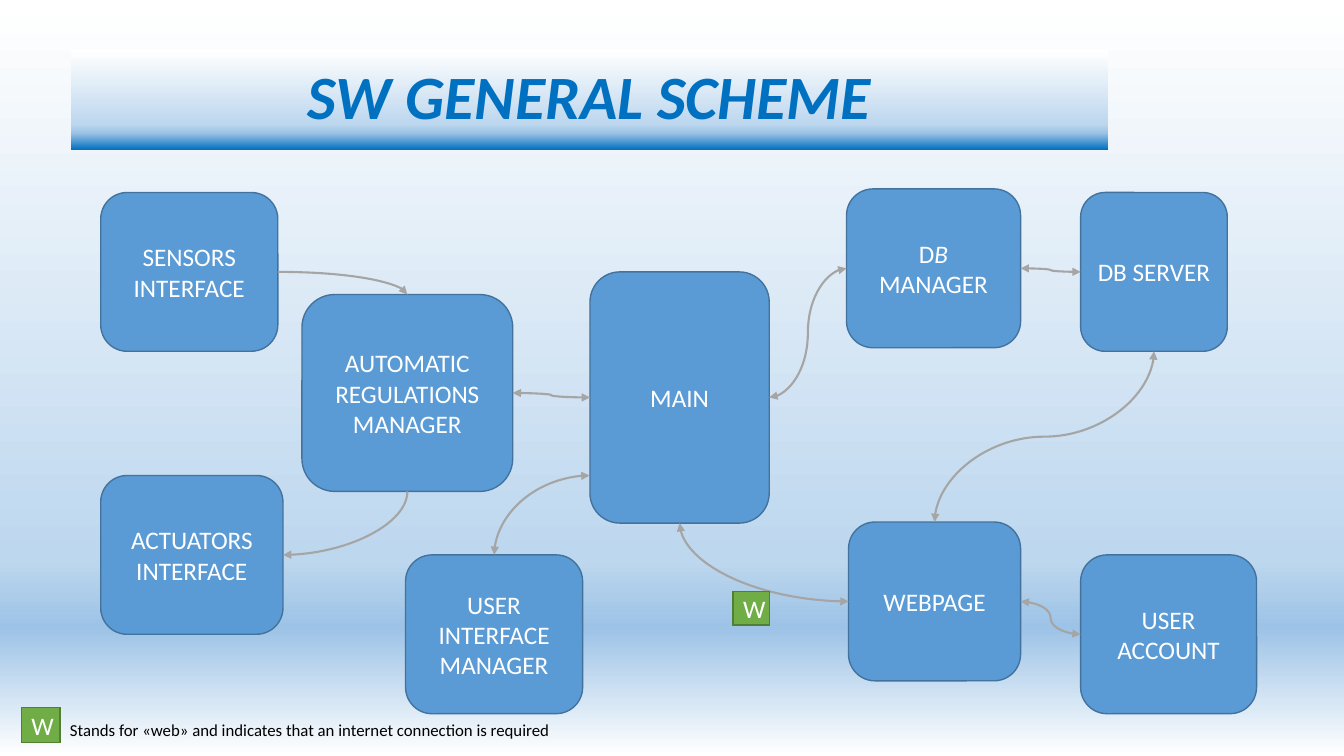
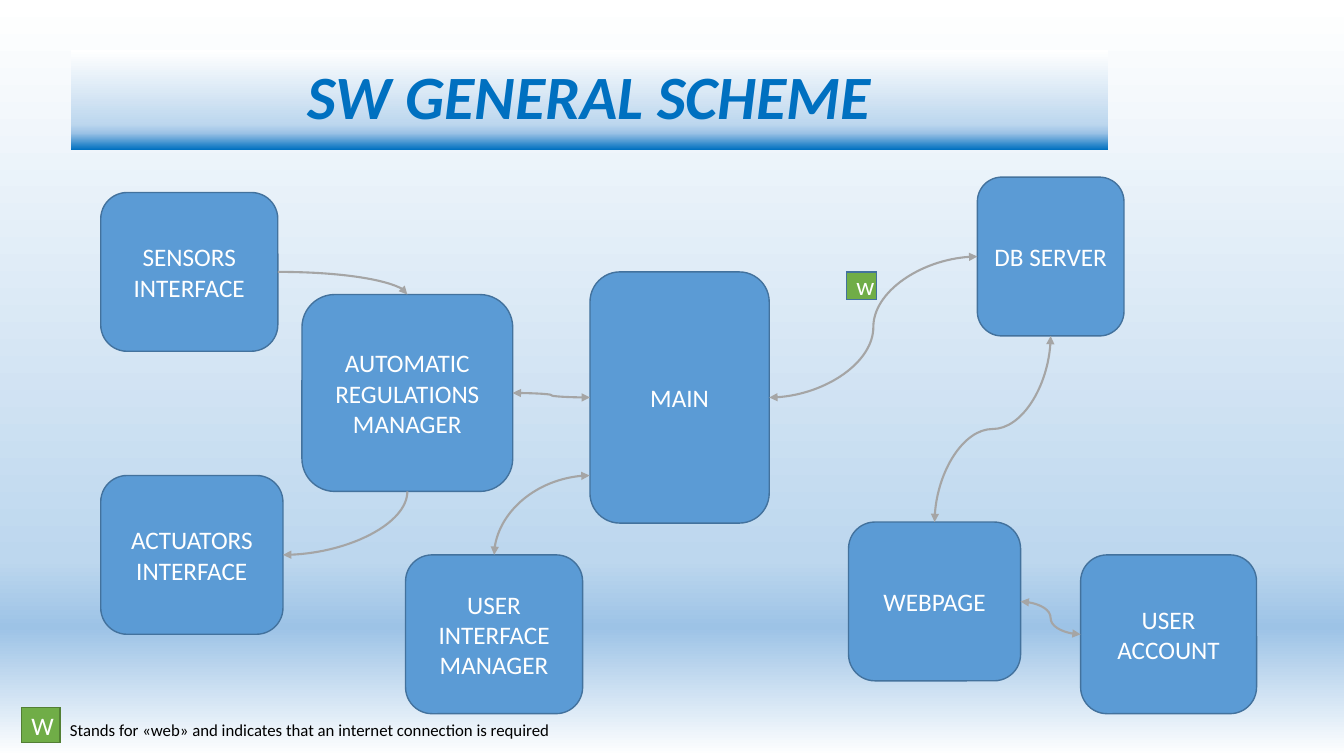
Before and after one commit to s204059/Presentation-Slides, a slide deck: slide 6 of SLIDES.pptx. Drawn at 1344x756 pixels with LibreOffice and Linux fonts; fonts in the diff are those of the drawing. Boxes give left, top, right and bottom in pixels: in the first picture for what was removed or moved away, otherwise in the second. Text is boxed around its words. In the diff, an @@ line names an element or a change of style, - is before the commit and + after.

Commit message:
v3 of the slides
Double ARCHITECTURE SCHEME. Mine can be erased once the new one (yellow one) will be corrected

```diff
--- a/SLIDES.pptx
+++ b/SLIDES.pptx
@@ rounded rectangle "DB SERVER": place and size @@
-rounded rectangle "DB SERVER" at <box>1081,193,1227,352</box>
+rounded rectangle "DB SERVER" at <box>978,177,1124,337</box>
@@ rounded rectangle removed at <box>847,189,1021,348</box> @@
-DB MANAGER
@@ curved double arrow moved from (847, 268) - (769, 397) to (978, 257) - (769, 397) @@
@@ curved double arrow removed from (1021, 268) to (1081, 272) @@
@@ rectangle "w": place and size @@
-rectangle "w" at <box>733,592,769,625</box>
+rectangle "w" at <box>847,272,877,300</box>
@@ rectangle "w" at <box>847,272,877,300</box>: outline #538035 1 pt to #43739E 1 pt @@
@@ text in rectangle at <box>856,283,874,302</box>: text changed @@
-W
+w
@@ curved double arrow moved from (1154, 352) - (935, 522) to (1051, 336) - (935, 522) @@
@@ curved double arrow removed from (680, 523) to (849, 602) @@
```
Also in this commit, not shown: 3 other slides changed.
